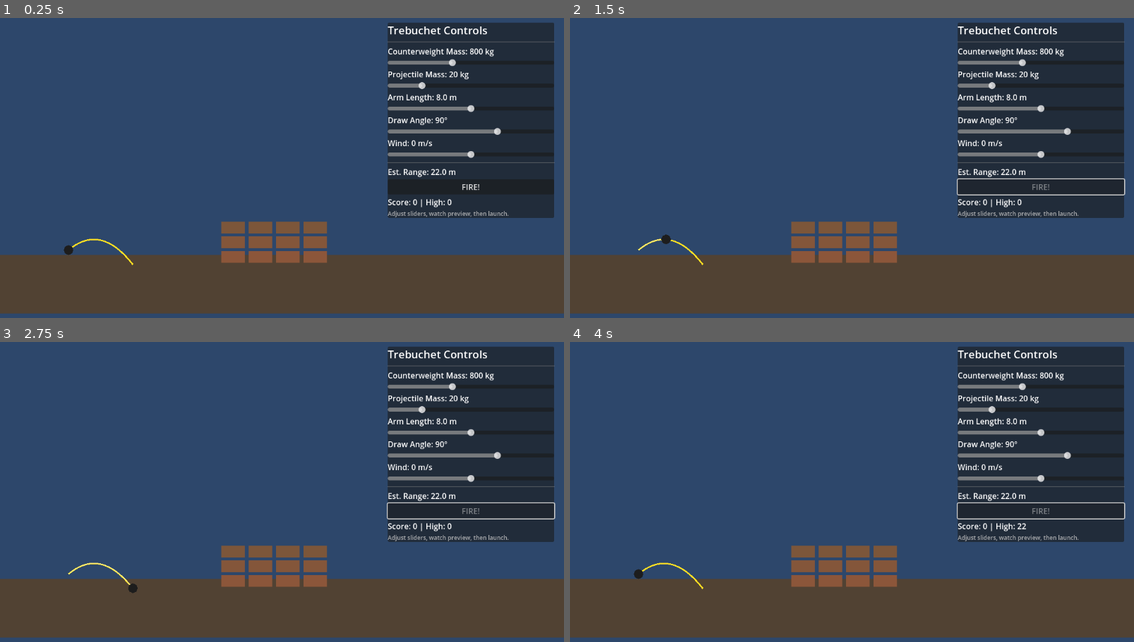
Above: before the commit, frames 1-4 (two rows, left to right).
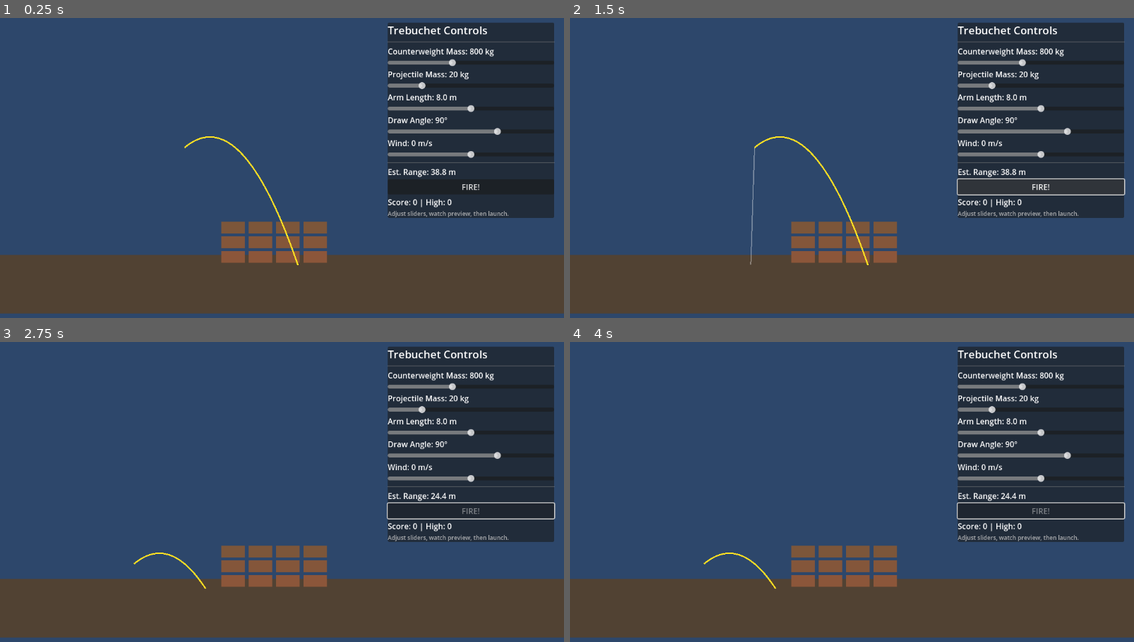
Above: after the commit, the same moments.

Repository: TrebuchetDynamics/trebuchet-dynamics-simulation
Game: Godot game, scene res://scenes/Trebuchet.tscn
Two runs of this game, one before a commit and one after it. Both use one fixed random seed, a clock stepped at 60 frames per second and the inputs below.
Inputs (mouse positions are in pixels of both pictures, inside the frame that each line leads up to):
- Up to frame 1 (0.25 s): no input
- Up to frame 2 (1.5 s): click "FIRE!" at 0.5 s
- Up to frame 3 (2.75 s): click (473, 510) at 2 s, where only the run after the commit has a clickable "FIRE!"
- Up to frame 4 (4 s): click (1043, 510) at 2.75 s, where only the run before the commit has a clickable "FIRE!"

The runs differ from the first frame. In frame 1, 0.4% of the frame differs, in the area x 11-80%, y 39-83%; in frame 2, 0.5%, in the area x 12-85%, y 39-83%; in frame 3, 0.2%; in frame 4, 0.3%.
Error after the commit: Invalid assignment of property or key 'local_anchor_a' with value of type 'Vector2' on a base object of type 'PinJoint2D'. (res://scripts/Trebuchet.gd:386)

Commit message:
feat: update trebuchet joints to use DampedSpringJoint2D and refine implementation notes

Diff:
--- a/scenes/Trebuchet.tscn
+++ b/scenes/Trebuchet.tscn
@@ -88,11 +88,11 @@
 node_b = NodePath("../Counterweight")
 softness = 0.0
 
-[node name="JointSling" type="DistanceJoint2D" parent="Simulation/TrebuchetRig"]
+[node name="JointSling" type="DampedSpringJoint2D" parent="Simulation/TrebuchetRig"]
 position = Vector2(0, -20)
 node_a = NodePath("../Arm")
 node_b = NodePath("../Projectile")
-length = 80.0
+rest_length = 80.0
 stiffness = 5.0
 damping = 0.05
 
--- a/scripts/Trebuchet.gd
+++ b/scripts/Trebuchet.gd
@@ -1,6 +1,7 @@
 extends Node2D
 
 const PIXELS_PER_METER := 6.0
+const RIG_SCALE := 3.0
 const GROUND_Y := 520.0
 const GRAVITY := 9.81
 const WIND_FORCE_SCALE := 3.2
@@ -11,19 +12,12 @@
 const BRICK_ROWS := 3
 const BRICK_SIZE := Vector2(48, 24)
 const BRICK_PADDING := Vector2(8, 6)
-const PROJECTILE_POINTS := [
-	Vector2(0, -10),
-	Vector2(7.07107, -7.07107),
-	Vector2(10, 0),
-	Vector2(7.07107, 7.07107),
-	Vector2(0, 10),
-	Vector2(-7.07107, 7.07107),
-	Vector2(-10, 0),
-	Vector2(-7.07107, -7.07107),
-]
+const RELEASE_TOLERANCE_DEG := 12.0
+const MIN_SHORT_METERS := 1.2
+const COUNTER_HINGE_DROP := 24.0
 const SCORE_FILE := "user://scores.cfg"
 
-var slider_state := {
+var slider_state: Dictionary = {
 	"counter": 800.0,
 	"projectile": 20.0,
 	"arm": 8.0,
@@ -39,27 +33,89 @@
 	"wind": {"title": "Wind Force (m/s)", "min": -20.0, "max": 20.0, "step": 1.0, "format": "Wind: %.0f m/s"},
 }
 
-var slider_refs := {}
+var slider_refs: Dictionary = {}
 var range_label: Label
 var score_label: Label
 var fire_button: Button
 
-var projectile_position := Vector2.ZERO
-var projectile_velocity := Vector2.ZERO
-var projectile_start := Vector2.ZERO
-var is_projectile_active := false
-var last_trail_point := Vector2.ZERO
-var score := 0
-var high_score := 0
+var projectile_position: Vector2 = Vector2.ZERO
+var projectile_velocity: Vector2 = Vector2.ZERO
+var projectile_start: Vector2 = Vector2.ZERO
+var is_projectile_active: bool = false
+var last_trail_point: Vector2 = Vector2.ZERO
+var score: int = 0
+var high_score: int = 0
 
 var castle_bricks: Array = []
 
+var simulation_root: Node2D
 var ground_root: Node2D
 var castle_root: Node2D
-var projectile_node: Node2D
 var projectile_trail: Line2D
 var trajectory_line: Line2D
 var ui_root: Control
+var trebuchet_rig: Node2D
+var arm_body: RigidBody2D
+var arm_shape: CollisionShape2D
+var counterweight_body: RigidBody2D
+var projectile_body: RigidBody2D
+var joint_counterweight: PinJoint2D
+var joint_sling: DampedSpringJoint2D = null
+var sling_line: Line2D
+
+var arm_short_length_px: float = 60.0
+var arm_long_length_px: float = 160.0
+var sling_length_px: float = 120.0
+var release_angle_tolerance_deg: float = RELEASE_TOLERANCE_DEG
+var armed: bool = false
+var released: bool = false
+var sling_attached: bool = true
+
+func _ready() -> void:
+	_cache_scene_refs()
+	_build_ground()
+	_build_castle()
+	_setup_ui()
+	_load_high_score()
+	_configure_rig_from_sliders()
+	_reset_projectile_state()
+	_update_score_label()
+	_update_trajectory()
+
+func _cache_scene_refs() -> void:
+	simulation_root = get_node("Simulation") as Node2D
+	ground_root = simulation_root.get_node("GroundRoot") as Node2D
+	castle_root = simulation_root.get_node("CastleRoot") as Node2D
+	projectile_trail = simulation_root.get_node("ProjectileTrail") as Line2D
+	trajectory_line = simulation_root.get_node("TrajectoryLine") as Line2D
+	trebuchet_rig = simulation_root.get_node("TrebuchetRig") as Node2D
+	arm_body = trebuchet_rig.get_node("Arm") as RigidBody2D
+	arm_shape = arm_body.get_node("CollisionShape2D") as CollisionShape2D
+	counterweight_body = trebuchet_rig.get_node("Counterweight") as RigidBody2D
+	projectile_body = trebuchet_rig.get_node("Projectile") as RigidBody2D
+	joint_counterweight = trebuchet_rig.get_node("JointCounterweight") as PinJoint2D
+	joint_sling = trebuchet_rig.get_node_or_null("JointSling") as DampedSpringJoint2D
+	sling_line = trebuchet_rig.get_node("SlingLine") as Line2D
+	ui_root = _get_or_create_ui_root()
+
+func _physics_process(delta: float) -> void:
+	if not projectile_body:
+		return
+	var global_pos: Vector2 = projectile_body.global_position
+	var local_pos: Vector2 = _to_simulation(global_pos)
+	projectile_velocity = (local_pos - projectile_position) / max(delta, 0.0001)
+	projectile_position = local_pos
+	if is_projectile_active:
+		_check_release_condition()
+		_append_trail_point()
+		_check_castle_hits()
+		if released:
+			projectile_body.apply_central_force(Vector2(slider_state["wind"] * WIND_FORCE_SCALE, 0.0))
+		if projectile_position.y >= GROUND_Y:
+			_finalize_shot()
+	else:
+		projectile_position = _projectile_start_pos()
+	_update_sling_line()
 
 func _get_or_create_ui_root() -> Control:
 	var canvas_layer := get_node_or_null("CanvasLayer") as CanvasLayer
@@ -77,81 +133,6 @@
 		ui.size_flags_vertical = Control.SIZE_EXPAND_FILL
 		canvas_layer.add_child(ui)
 	return ui
-
-func _ensure_simulation_tree() -> void:
-	var simulation := get_node_or_null("Simulation") as Node2D
-	if not simulation:
-		simulation = Node2D.new()
-		simulation.name = "Simulation"
-		add_child(simulation)
-	ground_root = _ensure_node2d(simulation, "GroundRoot")
-	castle_root = _ensure_node2d(simulation, "CastleRoot")
-	projectile_node = _ensure_node2d(simulation, "Projectile", func(node: Node2D) -> void:
-		node.position = Vector2(120, 480)
-	)
-	projectile_trail = _ensure_line2d(simulation, "ProjectileTrail", Color(1, 1, 1, 0.4), 2.0)
-	trajectory_line = _ensure_line2d(simulation, "TrajectoryLine", Color(1, 0.882353, 0.133333, 1), 3.0)
-	var projectile_shape := projectile_node.get_node_or_null("ProjectileShape") as Polygon2D
-	if not projectile_shape:
-		projectile_shape = Polygon2D.new()
-		projectile_shape.name = "ProjectileShape"
-		projectile_shape.color = Color(0.117647, 0.117647, 0.117647, 1)
-		projectile_shape.polygon = _projectile_polygon()
-		projectile_node.add_child(projectile_shape)
-
-func _ensure_simulation_refs() -> void:
-	if ground_root and castle_root and projectile_node and projectile_trail and trajectory_line:
-		return
-	_ensure_simulation_tree()
-
-func _ensure_node2d(parent: Node, node_name: String, initializer: Callable = Callable()) -> Node2D:
-	var node := parent.get_node_or_null(node_name) as Node2D
-	if node:
-		return node
-	node = Node2D.new()
-	node.name = node_name
-	parent.add_child(node)
-	if not initializer.is_null():
-		initializer.call(node)
-	return node
-
-func _ensure_line2d(parent: Node, node_name: String, color: Color, width: float) -> Line2D:
-	var line := parent.get_node_or_null(node_name) as Line2D
-	if line:
-		return line
-	line = Line2D.new()
-	line.name = node_name
-	line.default_color = color
-	line.width = width
-	line.antialiased = true
-	parent.add_child(line)
-	return line
-
-func _ready() -> void:
-	_ensure_simulation_tree()
-	ui_root = _get_or_create_ui_root()
-	_build_ground()
-	_build_castle()
-	_setup_ui()
-	_load_high_score()
-	_reset_projectile()
-	_update_score_label()
-	_update_trajectory()
-
-func _physics_process(delta: float) -> void:
-	if is_projectile_active:
-		projectile_velocity.y += (GRAVITY * PIXELS_PER_METER) * delta
-		projectile_velocity.x += slider_state["wind"] * WIND_FORCE_SCALE * delta
-		projectile_position += projectile_velocity * delta
-		if projectile_position.y >= GROUND_Y:
-			projectile_position.y = GROUND_Y
-			_finalize_shot()
-		_append_trail_point()
-		_check_castle_hits()
-		_update_projectile_node()
-	else:
-		projectile_position = _projectile_start_pos()
-		_update_projectile_node()
 
 func _setup_ui() -> void:
 	for child in ui_root.get_children():
@@ -244,17 +225,24 @@
 	slider_state[key] = value
 	_update_slider_label(key, value)
 	if not is_projectile_active:
-		_reset_projectile()
+		_configure_rig_from_sliders()
+		_reset_projectile_state()
 	_update_trajectory()
 
 func _fire() -> void:
-	_ensure_simulation_refs()
 	if is_projectile_active:
 		return
+	_configure_rig_from_sliders()
+	_cock_trebuchet()
+	_set_bodies_frozen(false)
+	for body in [arm_body, counterweight_body, projectile_body]:
+		if body:
+			body.sleeping = false
 	is_projectile_active = true
+	armed = true
+	released = false
 	projectile_start = _projectile_start_pos()
 	projectile_position = projectile_start
-	projectile_velocity = _estimate_release_velocity_vector()
 	projectile_trail.clear_points()
 	projectile_trail.add_point(projectile_position)
 	last_trail_point = projectile_position
@@ -263,7 +251,6 @@
 	fire_button.disabled = true
 
 func _append_trail_point() -> void:
-	_ensure_simulation_refs()
 	if projectile_trail.get_point_count() == 0:
 		projectile_trail.add_point(projectile_position)
 		last_trail_point = projectile_position
@@ -275,10 +262,10 @@
 			projectile_trail.remove_point(0)
 
 func _projectile_start_pos() -> Vector2:
-	var base := Vector2(140.0, GROUND_Y - 30.0)
-	base.x += (slider_state["arm"] - 8.0) * 8.0
-	base.y -= (slider_state["draw"] - 90.0) * 0.3
-	return base
+	if not arm_body:
+		return Vector2.ZERO
+	var global_pos: Vector2 = arm_body.to_global(Vector2(0, arm_long_length_px + sling_length_px))
+	return _to_simulation(global_pos)
 
 func _estimate_release_velocity_vector() -> Vector2:
 	var total_len: float = float(slider_state["arm"])
@@ -295,12 +282,7 @@
 	var px_speed: float = tip_speed * sling_gain * PIXELS_PER_METER
 	return Vector2(cos(release_angle) * px_speed, -sin(release_angle) * px_speed)
 
-func _update_projectile_node() -> void:
-	_ensure_simulation_refs()
-	projectile_node.position = projectile_position
-
 func _update_trajectory() -> void:
-	_ensure_simulation_refs()
 	var start := _projectile_start_pos()
 	var vel := _estimate_release_velocity_vector()
 	var pos := start
@@ -324,7 +306,6 @@
 		range_label.text = "Est. Range: %.1f m" % meters
 
 func _build_ground() -> void:
-	_ensure_simulation_refs()
 	if not ground_root:
 		return
 	for child in ground_root.get_children():
@@ -342,7 +323,6 @@
 	ground_root.add_child(ground)
 
 func _build_castle() -> void:
-	_ensure_simulation_refs()
 	if not castle_root:
 		return
 	for child in castle_root.get_children():
@@ -375,20 +355,129 @@
 	polygon.append(Vector2(-half.x, half.y))
 	return polygon
 
-func _projectile_polygon() -> PackedVector2Array:
-	var polygon := PackedVector2Array()
-	for point in PROJECTILE_POINTS:
-		polygon.append(point)
-	return polygon
-
-func _reset_projectile() -> void:
-	_ensure_simulation_refs()
-	projectile_start = _projectile_start_pos()
-	projectile_position = projectile_start
-	projectile_velocity = Vector2.ZERO
+func _configure_rig_from_sliders() -> void:
+	var arm_total_m: float = float(slider_state["arm"])
+	var short_m: float = float(clamp(arm_total_m * 0.28, MIN_SHORT_METERS, max(arm_total_m - 0.5, MIN_SHORT_METERS)))
+	var long_m: float = float(max(arm_total_m - short_m, 1.5))
+	var px_scale: float = PIXELS_PER_METER * RIG_SCALE
+	arm_short_length_px = short_m * px_scale
+	arm_long_length_px = long_m * px_scale
+	sling_length_px = clamp(long_m * 0.9 * px_scale, 60.0, 280.0)
+	release_angle_tolerance_deg = RELEASE_TOLERANCE_DEG
+	if counterweight_body:
+		counterweight_body.mass = slider_state["counter"]
+	if projectile_body:
+		projectile_body.mass = slider_state["projectile"]
+	if arm_body:
+		arm_body.mass = clamp(arm_total_m * 4.0, 8.0, 200.0)
+	_update_arm_shape()
+	_update_joint_targets()
+
+func _update_arm_shape() -> void:
+	if not arm_shape:
+		return
+	var rect := arm_shape.shape as RectangleShape2D
+	if rect:
+		rect.size = Vector2(rect.size.x, arm_short_length_px + arm_long_length_px)
+	arm_shape.position.y = (arm_long_length_px - arm_short_length_px) * 0.5
+
+func _update_joint_targets() -> void:
+	if joint_counterweight:
+		joint_counterweight.local_anchor_a = Vector2(0, -arm_short_length_px)
+		joint_counterweight.local_anchor_b = Vector2.ZERO
+	if joint_sling:
+		joint_sling.local_anchor_a = Vector2(0, arm_long_length_px)
+		joint_sling.local_anchor_b = Vector2.ZERO
+		joint_sling.rest_length = sling_length_px
+
+func _cock_trebuchet() -> void:
+	if not arm_body or not projectile_body:
+		return
+	_ensure_sling_joint()
+	var cock_angle: float = -float(clamp(slider_state["draw"], 40.0, 120.0))
+	_set_bodies_frozen(true)
+	arm_body.rotation_degrees = cock_angle
+	arm_body.linear_velocity = Vector2.ZERO
+	arm_body.angular_velocity = 0.0
+	var counter_anchor_global := arm_body.to_global(Vector2(0, -arm_short_length_px))
+	var counter_local := trebuchet_rig.to_local(counter_anchor_global + Vector2(0, -COUNTER_HINGE_DROP))
+	counterweight_body.position = counter_local
+	counterweight_body.linear_velocity = Vector2.ZERO
+	counterweight_body.angular_velocity = 0.0
+	var projectile_global := arm_body.to_global(Vector2(0, arm_long_length_px + sling_length_px))
+	projectile_body.position = trebuchet_rig.to_local(projectile_global)
+	projectile_body.rotation = 0.0
+	projectile_body.linear_velocity = Vector2.ZERO
+	projectile_body.angular_velocity = 0.0
+	sling_attached = true
+	released = false
+	armed = false
+
+func _set_bodies_frozen(flag: bool) -> void:
+	for body in [arm_body, counterweight_body, projectile_body]:
+		if body:
+			body.freeze = flag
+			if flag:
+				body.sleeping = true
+
+func _ensure_sling_joint() -> void:
+	if not trebuchet_rig or not arm_body or not projectile_body:
+		return
+	if joint_sling and is_instance_valid(joint_sling):
+		_update_joint_targets()
+		return
+	joint_sling = DampedSpringJoint2D.new()
+	joint_sling.name = "JointSling"
+	joint_sling.node_a = trebuchet_rig.get_path_to(arm_body)
+	joint_sling.node_b = trebuchet_rig.get_path_to(projectile_body)
+	joint_sling.disable_collision = true
+	joint_sling.stiffness = 5.0
+	joint_sling.damping = 0.05
+	trebuchet_rig.add_child(joint_sling)
+	_update_joint_targets()
+
+func _release_projectile() -> void:
+	released = true
+	sling_attached = false
+	if joint_sling and is_instance_valid(joint_sling):
+		joint_sling.queue_free()
+	joint_sling = null
+
+func _check_release_condition() -> void:
+	if released or not armed:
+		return
+	var tip_vector := (_arm_tip_global() - arm_body.global_position).normalized()
+	var angle: float = rad_to_deg(Vector2.UP.angle_to(tip_vector))
+	if angle <= release_angle_tolerance_deg:
+		_release_projectile()
+
+func _update_sling_line() -> void:
+	if not sling_line or not arm_body:
+		return
+	var anchor := trebuchet_rig.to_local(_arm_tip_global())
+	var points := PackedVector2Array()
+	points.append(anchor)
+	if sling_attached:
+		points.append(trebuchet_rig.to_local(projectile_body.global_position))
+	else:
+		points.append(anchor)
+	sling_line.points = points
+
+func _arm_tip_global() -> Vector2:
+	return arm_body.to_global(Vector2(0, arm_long_length_px))
+
+func _to_simulation(global_pos: Vector2) -> Vector2:
+	return simulation_root.to_local(global_pos)
+
+func _reset_projectile_state() -> void:
 	is_projectile_active = false
+	armed = false
+	released = false
 	projectile_trail.clear_points()
-	_update_projectile_node()
+	_cock_trebuchet()
+	projectile_position = _projectile_start_pos()
+	projectile_start = projectile_position
+	last_trail_point = projectile_position
 
 func _check_castle_hits() -> void:
 	var radius: float = 12.0
@@ -413,13 +502,15 @@
 	if not is_projectile_active:
 		return
 	is_projectile_active = false
+	fire_button.disabled = false
+	_set_bodies_frozen(true)
+	projectile_body.sleeping = true
 	var distance_m: float = max((projectile_position.x - projectile_start.x) / PIXELS_PER_METER, 0.0)
 	score += int(distance_m)
 	_update_score_label()
 	if score > high_score:
 		high_score = score
 		_save_high_score()
-	fire_button.disabled = false
 	_reset_after_delay()
 
 func _reset_after_delay() -> void:
@@ -427,7 +518,7 @@
 	_reset_castle()
 	score = 0
 	_update_score_label()
-	_reset_projectile()
+	_reset_projectile_state()
 	_update_trajectory()
 
 func _reset_castle() -> void:
Not shown, changed: notes.md
